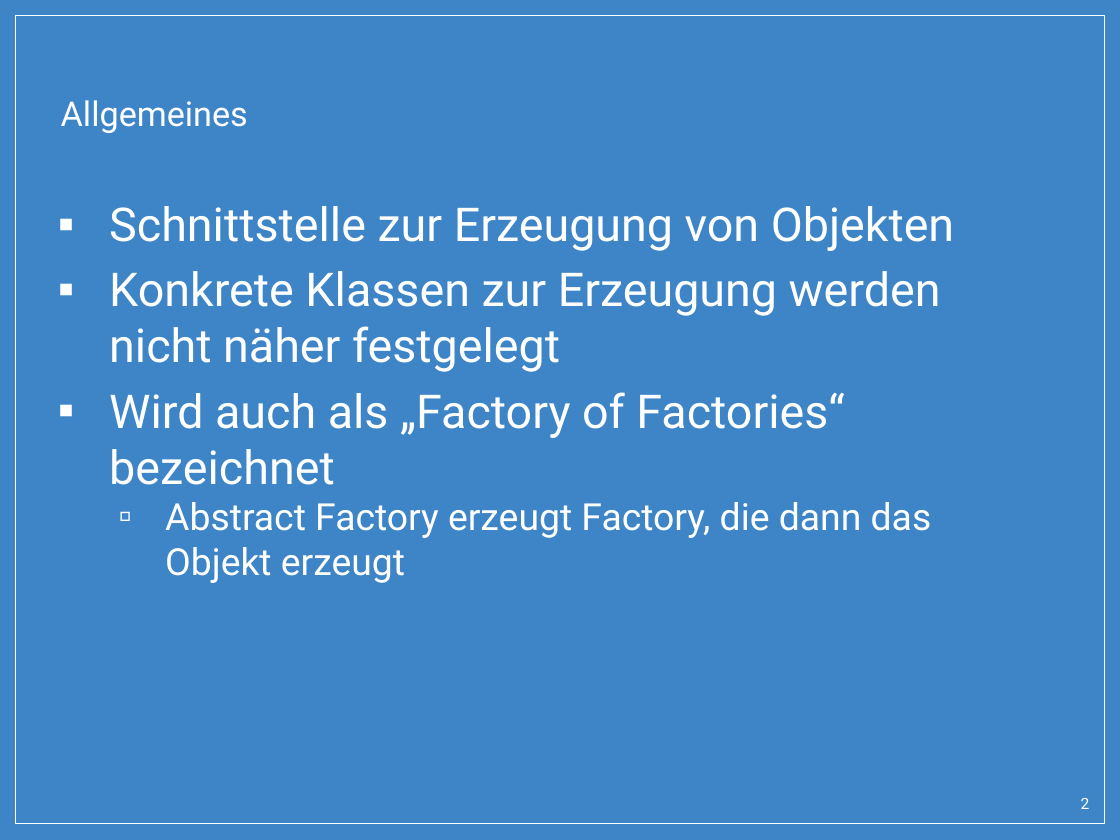
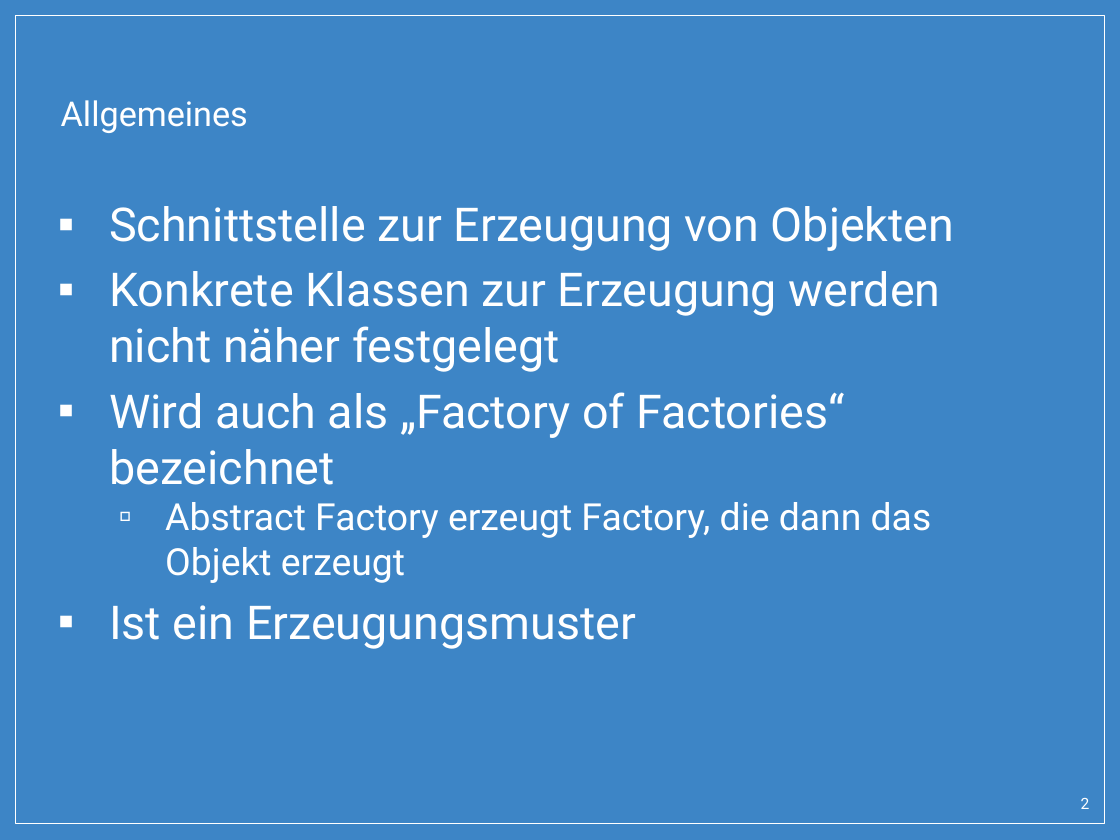
Before and after one commit to SimonPrimetzhofer/AbstractFactory-Pattern, a slide deck: slide 2 of Abstract_Factory.pptx. Drawn at 1120x840 pixels with LibreOffice and Linux fonts; fonts in the diff are those of the drawing; background and template pictures are left out. Boxes give left, top, right and bottom in pixels: in the first picture for what was removed or moved away, otherwise in the second. Text is boxed around its words. In the diff, an @@ line names an element or a change of style, - is before the commit and + after.

```diff
--- a/Abstract_Factory.pptx
+++ b/Abstract_Factory.pptx
@@ text at box(109, 605, 636, 649): paragraph added @@
+▪ Ist ein Erzeugungsmuster
```
Also in this commit, not shown: 3 other slides changed, 5 slides added, 3 other files.
